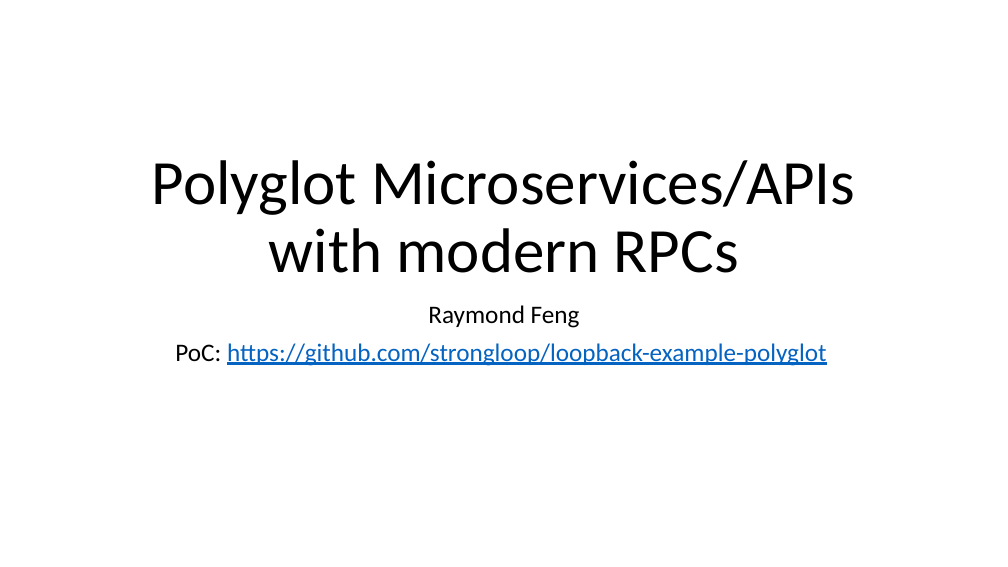
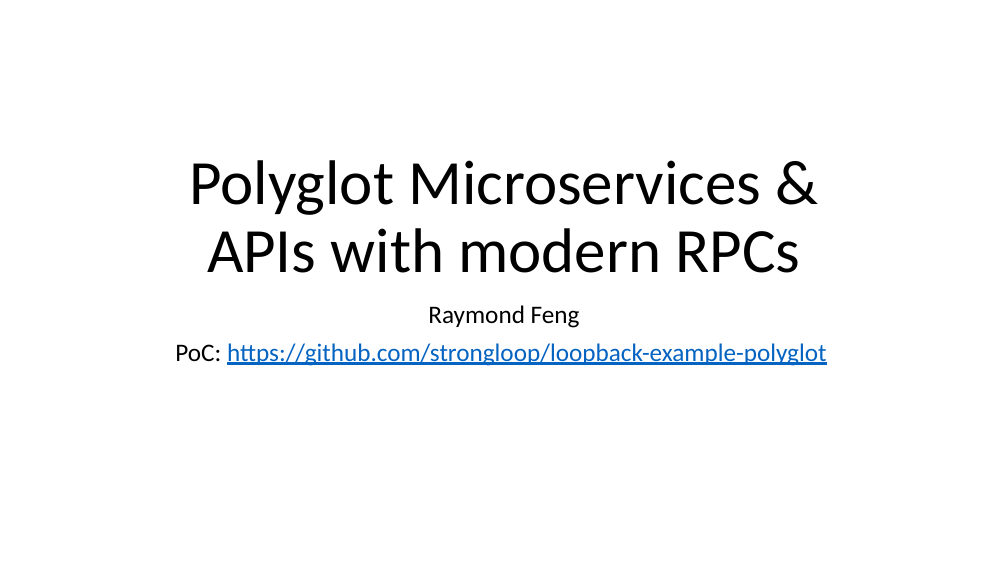
Before and after one commit to strongloop/loopback-example-polyglot, a slide deck: slide 1 of Polyglot Microservices.pptx. Drawn at 1008x567 pixels with LibreOffice and Linux fonts; fonts in the diff are those of the drawing. Boxes give left, top, right and bottom in pixels: in the first picture for what was removed or moved away, otherwise in the second. Text is boxed around its words. In the diff, an @@ line names an element or a change of style, - is before the commit and + after.

```diff
--- a/Polyglot Microservices.pptx
+++ b/Polyglot Microservices.pptx
@@ title at (189, 160, 801, 273): text changed @@
-Polyglot Microservices/APIs with modern RPCs
+Polyglot Microservices & APIs with modern RPCs
```
Also in this commit, not shown: 3 other slides changed, 5 slides added.
